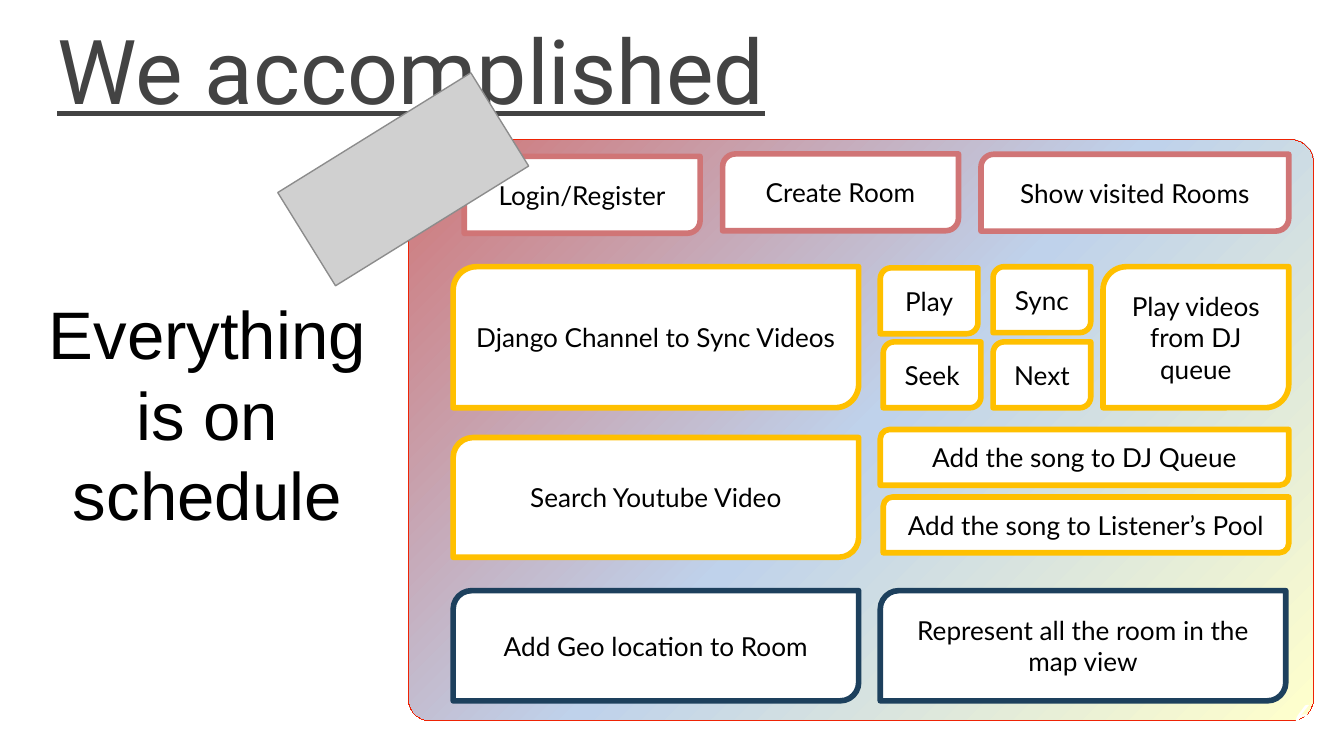
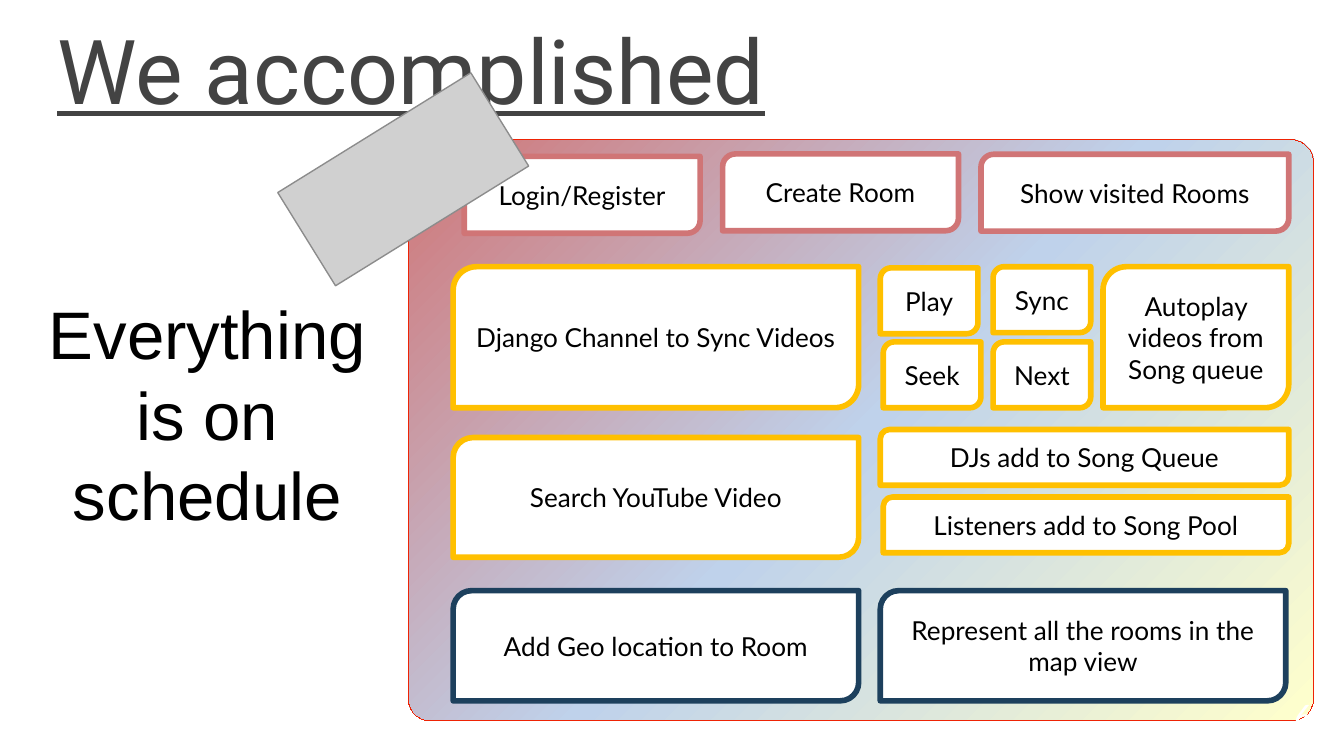
Before and after one commit to nkjack/17437-hot-pot-music-share, a slide deck: slide 6 of sprint-presentations/1119_WebApp_presentation.pptx. Drawn at 1344x756 pixels with LibreOffice and Linux fonts; fonts in the diff are those of the drawing; grey boxes stand for pictures; background and template pictures are left out. Boxes give left, top, right and bottom in pixels: in the first picture for what was removed or moved away, otherwise in the second. Text is boxed around its words. In the diff, an @@ line names an element or a change of style, - is before the commit and + after.

Commit message:
Minor rewording and typo corrections :)

```diff
--- a/sprint-presentations/1119_WebApp_presentation.pptx
+++ b/sprint-presentations/1119_WebApp_presentation.pptx
@@ text in round diag rect at <box>1128,296,1263,383</box>: text changed @@
-Play videos from DJ queue
+Autoplay videos from Song queue
@@ text in round diag rect at <box>950,447,1219,472</box>: text changed @@
-Add the song to DJ Queue
+DJs add to Song Queue
@@ text in round diag rect at <box>530,487,781,508</box>: text changed @@
-Search Youtube Video
+Search YouTube Video
@@ text in round diag rect at <box>933,515,1238,540</box>: text changed @@
-Add the song to Listener’s Pool
+Listeners add to Song Pool
@@ text in round diag rect at <box>911,620,1254,676</box>: text changed @@
-Represent all the room in the map view
+Represent all the rooms in the map view
```
Also in this commit, not shown: 7 other slides changed.
